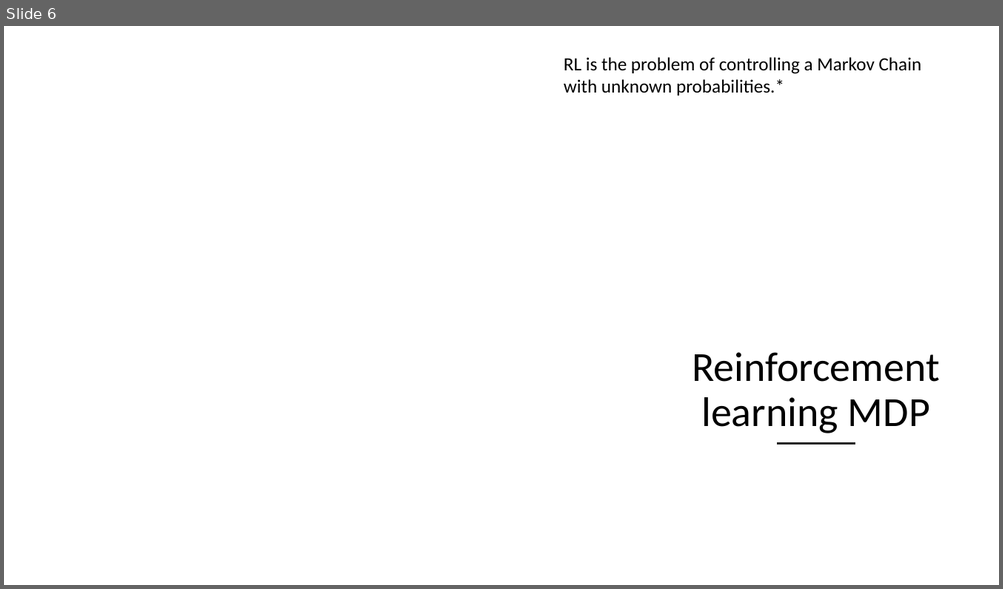
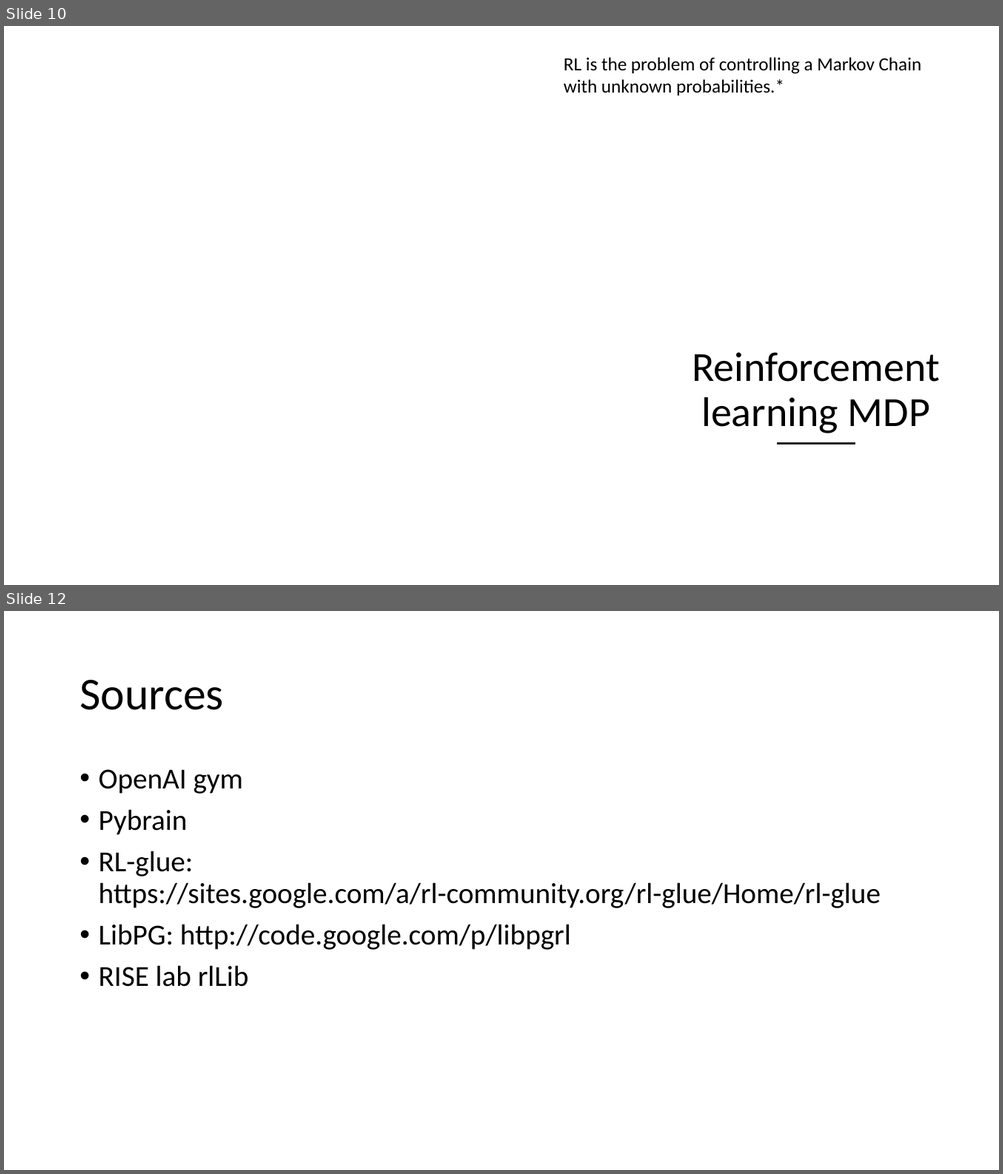
Before and after one commit to microsoft/ICSE2019, a slide deck: Rlearning/RL_ICSE.pptx. Shown one above the other, each under a label of ours: slide 6 before the commit, slides 10 and 12 after it; the slides between them are not shown. The pictures are 1003x589 and 1003x1174 pixels, drawn with LibreOffice and Linux fonts; fonts in the diff are those of the drawing; background and template pictures are left out. Boxes give left, top, right and bottom in pixels: in the first picture for what was removed or moved away, otherwise in the second. Text is boxed around its words. In the diff, an @@ line names an element or a change of style, - is before the commit and + after.

```diff
--- a/Rlearning/RL_ICSE.pptx
+++ b/Rlearning/RL_ICSE.pptx
@@ slide 12 added at [4,611,999,1170], background #FFFFFF @@
@@ title added at [79,680,223,710], 44 pt, text #000000 @@
+Sources
@@ text added at [99,769,880,987], 28 pt, text #000000 @@
+• OpenAI gym
+• Pybrain
+• RL-glue: https://sites.google.com/a/rl-community.org/rl-glue/Home/rl-glue
+• LibPG: http://code.google.com/p/libpgrl
+• RISE lab rlLib
@@ what was slide 6 is now slide 10 @@
```
Also in this commit, not shown: 2 slides changed, 8 other slides added, 1 slide removed, 5 other files.
